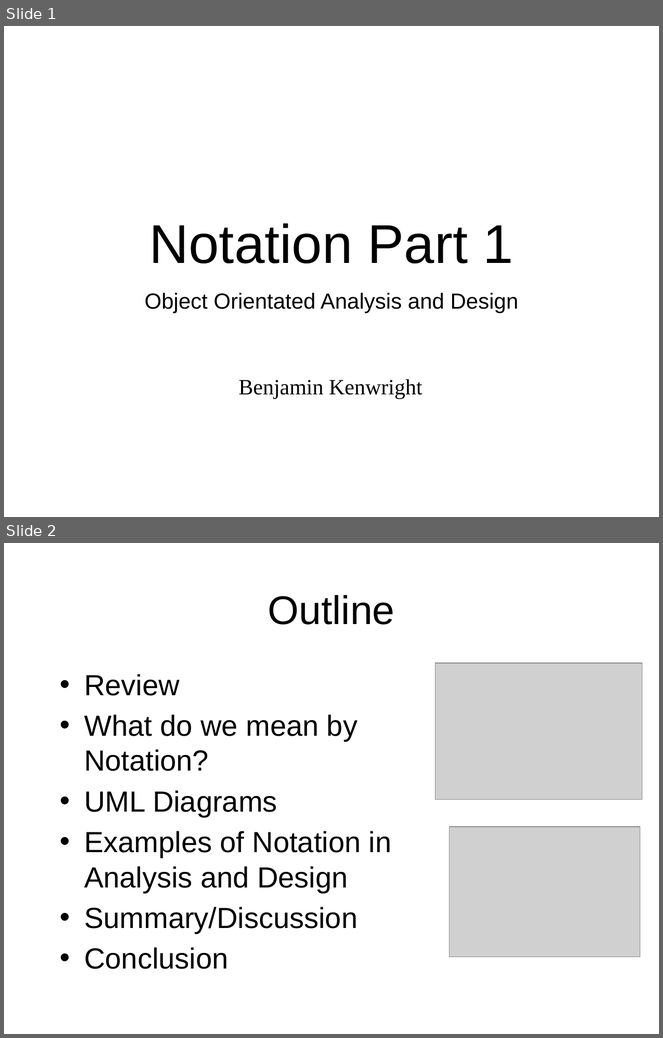
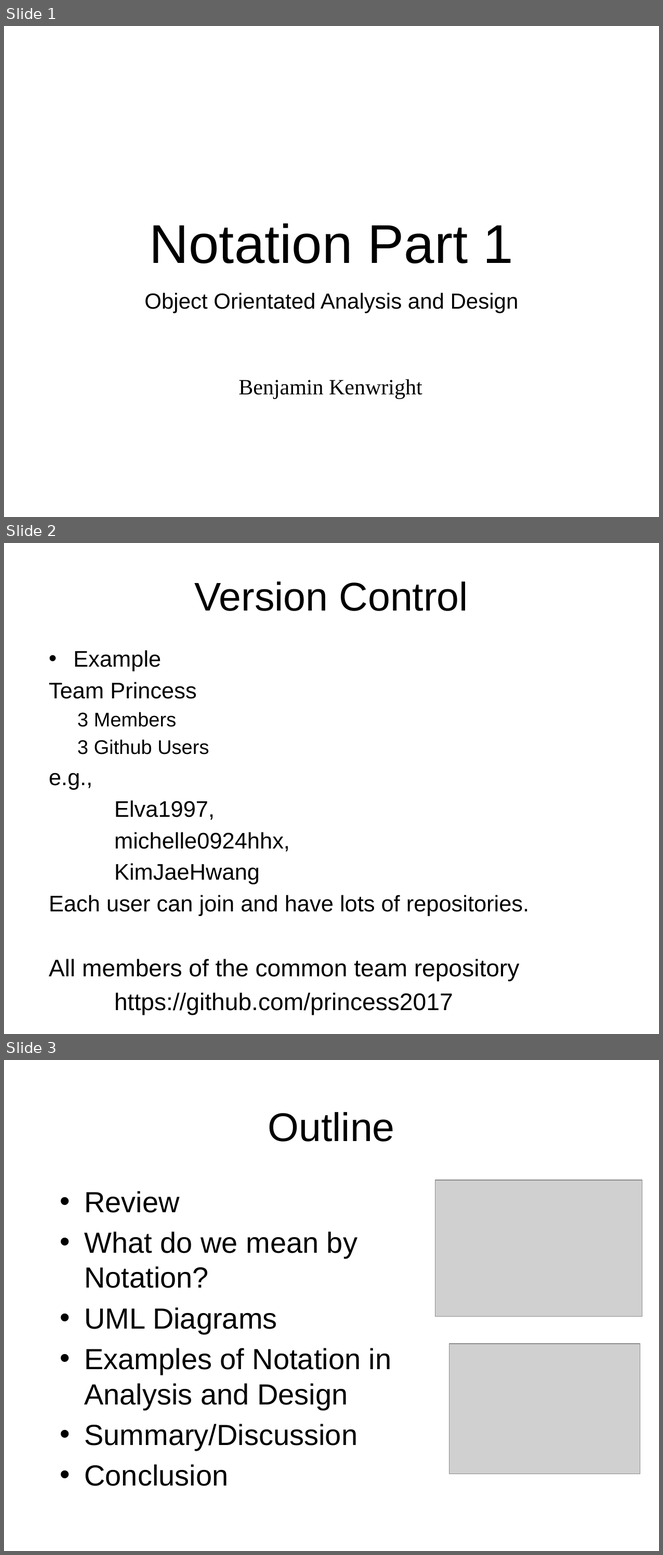
Before and after one commit to octaviordz/zjnu2017.github.io, a slide deck: OOAD/lectures/060--Notation.Part.1.pptx. Shown one above the other, each under a label of ours: slides 1 and 2 before the commit, slides 1, 2 and 3 after it. The pictures are 663x1038 and 663x1555 pixels, drawn with LibreOffice and Linux fonts; fonts in the diff are those of the drawing; grey boxes stand for pictures. Boxes give left, top, right and bottom in pixels: in the first picture for what was removed or moved away, otherwise in the second. Text is boxed around its words. In the diff, an @@ line names an element or a change of style, - is before the commit and + after.

```diff
--- a/OOAD/lectures/060--Notation.Part.1.pptx
+++ b/OOAD/lectures/060--Notation.Part.1.pptx
@@ slide 2 added at [4, 543, 659, 1034], background #FFFFFF @@
@@ title added at [195, 581, 468, 611], 44 pt, text #000000 @@
+Version Control
@@ text added at [49, 650, 529, 1015], 24.8 pt, text #000000 @@
+• Example
+Team Princess
+  3 Members
+  3 Github Users
+e.g.,
+Elva1997,
+michelle0924hhx,
+KimJaeHwang
+Each user can join and have lots of repositories.
+All members of the common team repository
+https://github.com/princess2017
@@ what was slide 2 is now slide 3 @@
```
Also in this commit, not shown: 9 slides changed, 3 other slides added, 1 other file.
